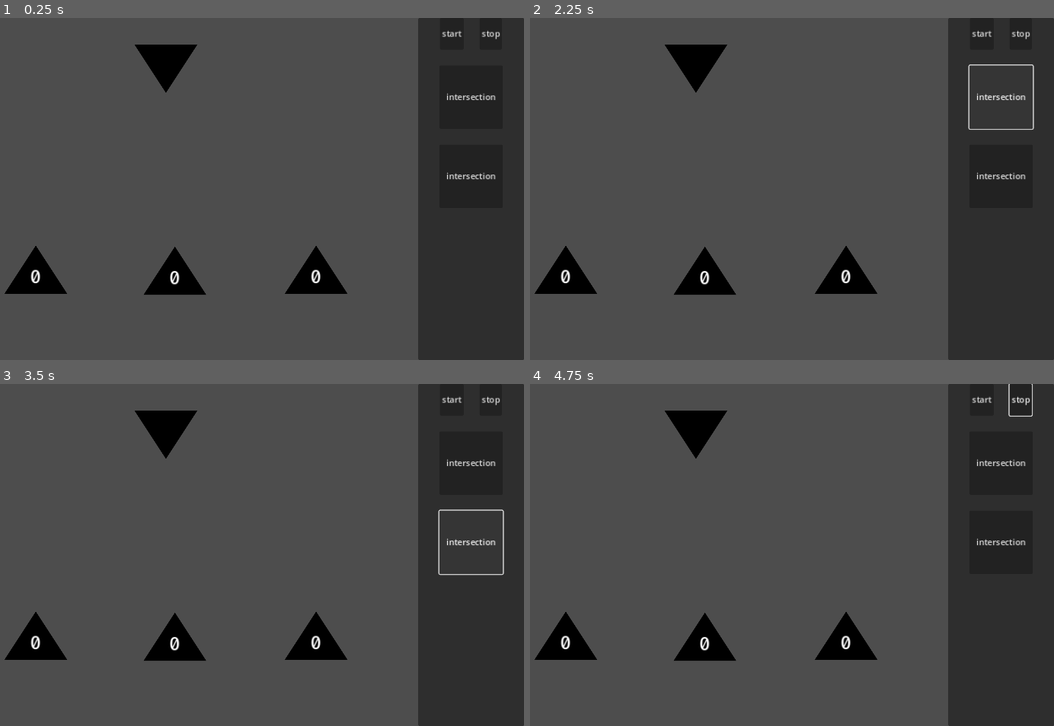
Above: before the commit, frames 1-4 (two rows, left to right).
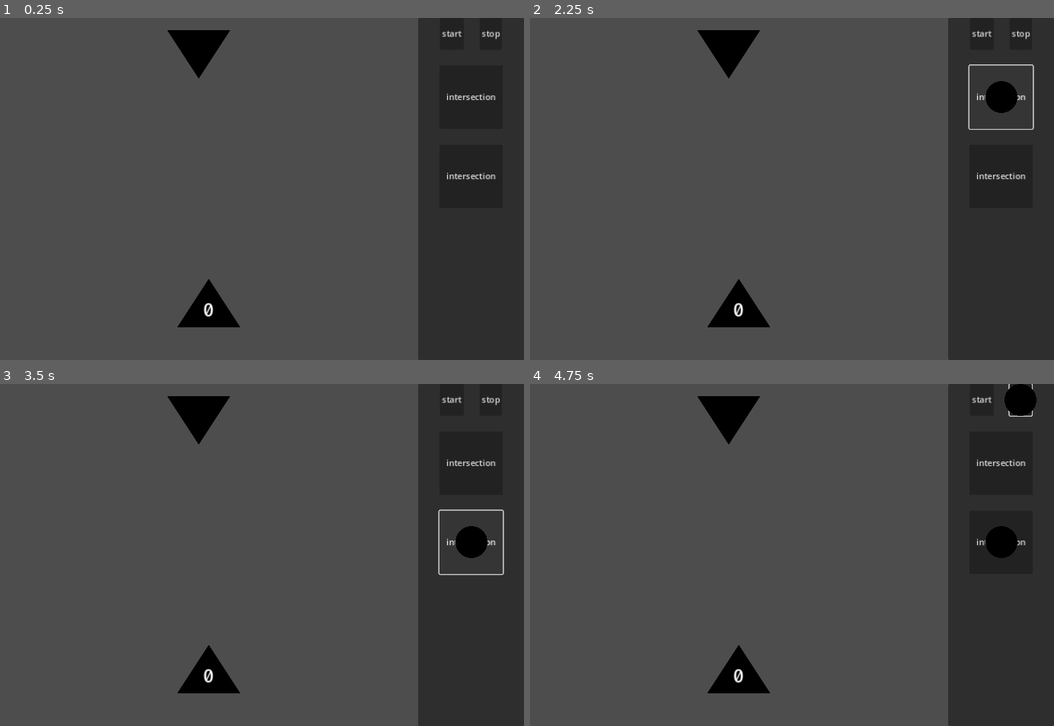
Above: after the commit, the same moments.

Repository: triangle-int/inner-inhabited
Game: Godot game, scene res://scenes/levels/test_level.tscn
Same seed, same stepped clock (60 frames per second), same inputs: the game is played once before the commit and once after it. This scene is started directly instead of the project's main scene.
Inputs (mouse positions are in pixels of both pictures, inside the frame that each line leads up to):
- Up to frame 1 (0.25 s): no input
- Up to frame 2 (2.25 s): click "start" at 0.5 s; click "start" at 1.25 s; click "intersection" at 2 s
- Up to frame 3 (3.5 s): click "intersection" at 2.75 s
- Up to frame 4 (4.75 s): click "stop" at 3.5 s; tap Enter at 4.25 s; drag from (697, 435) to (566, 637) at 4.27 s

The runs differ from the first frame. In frame 1, 4.9% of the frame differs, in the area x 0-67%, y 3-91%; in frame 2, 5.3%; in frame 3, 5.3%; in frame 4, 5.8%, in the area x 0-97%, y 0-91%.
Error before the commit: Out of bounds get index '0' (on base: 'Array[Connection]') (res://scripts/core/node/intersection.gd:7)

Commit message:
proper goals

Diff:
--- a/scenes/levels/base_level.tscn
+++ b/scenes/levels/base_level.tscn
@@ -1,22 +1,9 @@
-[gd_scene load_steps=9 format=3 uid="uid://b1bpb1u2oqt8f"]
+[gd_scene load_steps=5 format=3 uid="uid://b1bpb1u2oqt8f"]
 
 [ext_resource type="Script" path="res://scripts/core/level.gd" id="1_yg6jh"]
-[ext_resource type="Script" path="res://scripts/core/signal/signal_info.gd" id="2_762cq"]
 [ext_resource type="PackedScene" uid="uid://50raqfm2a7qy" path="res://scenes/core/ui/level_ui.tscn" id="3_p0uh4"]
 [ext_resource type="PackedScene" uid="uid://dkoakrtki43s5" path="res://scenes/core/ui/intersection_button.tscn" id="4_ubs8x"]
-[ext_resource type="PackedScene" uid="uid://7pmpnt64e464" path="res://scenes/core/root_node.tscn" id="5_p2fch"]
-
-[sub_resource type="Resource" id="Resource_p071k"]
-script = ExtResource("2_762cq")
-number = 0
-
-[sub_resource type="Resource" id="Resource_r7g8l"]
-script = ExtResource("2_762cq")
-number = 0
-
-[sub_resource type="Resource" id="Resource_xhi4g"]
-script = ExtResource("2_762cq")
-number = 0
+[ext_resource type="PackedScene" path="res://scenes/core/root_node.tscn" id="5_p2fch"]
 
 [node name="BaseLevel" type="Control" node_paths=PackedStringArray("root")]
 layout_mode = 3
@@ -27,7 +14,6 @@
 grow_vertical = 2
 mouse_filter = 2
 script = ExtResource("1_yg6jh")
-sequence = Array[ExtResource("2_762cq")]([SubResource("Resource_p071k"), SubResource("Resource_r7g8l"), SubResource("Resource_xhi4g")])
 root = NodePath("RootNode")
 
 [node name="LevelUI" parent="." instance=ExtResource("3_p0uh4")]
--- a/scenes/levels/test_level.tscn
+++ b/scenes/levels/test_level.tscn
@@ -1,63 +1,23 @@
-[gd_scene load_steps=14 format=3 uid="uid://bou72wqxg1rjn"]
+[gd_scene load_steps=7 format=3 uid="uid://corjgcidgpl3t"]
 
-[ext_resource type="Script" path="res://scripts/core/level.gd" id="1_bimvr"]
-[ext_resource type="Script" path="res://scripts/core/signal/signal_info.gd" id="2_6c7n2"]
-[ext_resource type="Script" path="res://scripts/core/validator/count_param.gd" id="5_dtdu5"]
-[ext_resource type="PackedScene" uid="uid://50raqfm2a7qy" path="res://scenes/core/ui/level_ui.tscn" id="5_mwf1r"]
-[ext_resource type="PackedScene" uid="uid://7pmpnt64e464" path="res://scenes/core/root_node.tscn" id="5_vsvwr"]
-[ext_resource type="PackedScene" uid="uid://b3i6otukvqj0c" path="res://scenes/core/receiver_node.tscn" id="6_88gk8"]
-[ext_resource type="Script" path="res://scripts/core/validator/count_validator.gd" id="6_e0uo0"]
-[ext_resource type="PackedScene" uid="uid://dkoakrtki43s5" path="res://scenes/core/ui/intersection_button.tscn" id="6_tca8u"]
+[ext_resource type="PackedScene" uid="uid://b1bpb1u2oqt8f" path="res://scenes/levels/base_level.tscn" id="1_ghc5h"]
+[ext_resource type="PackedScene" path="res://scenes/core/receiver_node.tscn" id="2_gojg0"]
+[ext_resource type="Script" path="res://scripts/core/signal/signal_info.gd" id="2_rrmng"]
+[ext_resource type="Script" path="res://scripts/core/goal/sequence.gd" id="3_2vc5b"]
 
-[sub_resource type="Resource" id="Resource_p071k"]
-script = ExtResource("2_6c7n2")
-number = 0
+[sub_resource type="Resource" id="Resource_gfsn6"]
+script = ExtResource("2_rrmng")
+number = 5
 
-[sub_resource type="Resource" id="Resource_r7g8l"]
-script = ExtResource("2_6c7n2")
-number = 0
+[sub_resource type="Resource" id="Resource_q3tpx"]
+script = ExtResource("3_2vc5b")
+receiver_path = NodePath("ReceiverNode")
+target_sequence = Array[int]([5])
+invert = false
 
-[sub_resource type="Resource" id="Resource_xhi4g"]
-script = ExtResource("2_6c7n2")
-number = 0
+[node name="BaseLevel" instance=ExtResource("1_ghc5h")]
+sequence = Array[ExtResource("2_rrmng")]([SubResource("Resource_gfsn6")])
+normal_goal = SubResource("Resource_q3tpx")
 
-[sub_resource type="Resource" id="Resource_nw370"]
-script = ExtResource("5_dtdu5")
-number = 0
-expected_count = 1
-
-[sub_resource type="Resource" id="Resource_bgqqs"]
-script = ExtResource("6_e0uo0")
-counts = Array[ExtResource("5_dtdu5")]([SubResource("Resource_nw370")])
-
-[node name="TestLevel" type="Control" node_paths=PackedStringArray("receivers", "root")]
-layout_mode = 3
-anchors_preset = 15
-anchor_right = 1.0
-anchor_bottom = 1.0
-grow_horizontal = 2
-grow_vertical = 2
-mouse_filter = 2
-script = ExtResource("1_bimvr")
-sequence = Array[ExtResource("2_6c7n2")]([SubResource("Resource_p071k"), SubResource("Resource_r7g8l"), SubResource("Resource_xhi4g")])
-receivers = [NodePath("BaseSignalNode2"), NodePath("BaseSignalNode3"), NodePath("BaseSignalNode4")]
-root = NodePath("RootNode")
-
-[node name="LevelUI" parent="." instance=ExtResource("5_mwf1r")]
-layout_mode = 1
-allowed_nodes = Array[PackedScene]([ExtResource("6_tca8u"), ExtResource("6_tca8u")])
-
-[node name="RootNode" parent="." instance=ExtResource("5_vsvwr")]
-position = Vector2(475, 94)
-
-[node name="BaseSignalNode2" parent="." instance=ExtResource("6_88gk8")]
-position = Vector2(229, 479)
-normal_validator = SubResource("Resource_bgqqs")
-
-[node name="BaseSignalNode3" parent="." instance=ExtResource("6_88gk8")]
-position = Vector2(492, 481)
-normal_validator = SubResource("Resource_bgqqs")
-
-[node name="BaseSignalNode4" parent="." instance=ExtResource("6_88gk8")]
-position = Vector2(759, 479)
-normal_validator = SubResource("Resource_bgqqs")
+[node name="ReceiverNode" parent="." index="2" instance=ExtResource("2_gojg0")]
+position = Vector2(556, 542)
--- a/scripts/core/connection_holder.gd
+++ b/scripts/core/connection_holder.gd
@@ -16,7 +16,7 @@
 	overlapping_handlers.erase(get_parent())
 
 
-func _input_event(viewport: Node, event: InputEvent, shape_idx: int) -> void:
+func _input_event(_viewport: Node, event: InputEvent, _shape_idx: int) -> void:
 	if Level.current.is_simulating:
 		return
 
--- /dev/null
+++ b/scripts/core/goal/all_equal.gd
@@ -0,0 +1,15 @@
+class_name AllEqualGoal
+extends BaseLevelGoal
+
+@export_node_path var receiver_path: NodePath
+@export var default: bool
+
+
+func _is_achieved(level: Level) -> bool:
+	var receiver := level.get_node(receiver_path) as BaseSignalNode
+	var signals: Array[SignalInfo] = receiver.received_signals
+
+	if signals.is_empty():
+		return default
+
+	return signals.all(func(s: SignalInfo) -> bool: return s.number == signals.front().number)
--- /dev/null
+++ b/scripts/core/goal/and.gd
@@ -0,0 +1,9 @@
+class_name AndGoal
+extends BaseLevelGoal
+
+@export var a: BaseLevelGoal
+@export var b: BaseLevelGoal
+
+
+func _is_achieved(level: Level) -> bool:
+	return a.is_achieved(level) and b.is_achieved(level)
--- /dev/null
+++ b/scripts/core/goal/base_goal.gd
@@ -0,0 +1,14 @@
+class_name BaseLevelGoal
+extends Resource
+
+@export var invert: bool
+
+
+func is_achieved(level: Level) -> bool:
+	# (!=) <=> (xor)
+	return invert != _is_achieved(level)
+
+
+func _is_achieved(_level: Level) -> bool:
+	push_warning("not implemented!")
+	return true
--- /dev/null
+++ b/scripts/core/goal/has_n.gd
@@ -0,0 +1,10 @@
+class_name HasNGoal
+extends BaseLevelGoal
+
+@export_node_path var receiver_path: NodePath
+@export var count: int
+
+
+func _is_achieved(level: Level) -> bool:
+	var receiver := level.get_node(receiver_path) as BaseSignalNode
+	return receiver.received_signals.size() == count
--- /dev/null
+++ b/scripts/core/goal/loop.gd
@@ -0,0 +1,23 @@
+class_name LoopGoal
+extends BaseLevelGoal
+
+@export var repetitions := 2
+
+
+func _is_achieved(level: Level) -> bool:
+	for node in level.get_children():
+		var signal_node := node as BaseSignalNode
+
+		if signal_node == null:
+			continue
+
+		var signals := signal_node.received_signals
+
+		if signals.any(
+			func(s: SignalInfo) -> bool: return (
+				signals.count(func(s2: SignalInfo) -> bool: return s.id == s2.id) >= repetitions
+			)
+		):
+			return true
+
+	return false
--- /dev/null
+++ b/scripts/core/goal/or.gd
@@ -0,0 +1,9 @@
+class_name OrGoal
+extends BaseLevelGoal
+
+@export var a: BaseLevelGoal
+@export var b: BaseLevelGoal
+
+
+func _is_achieved(level: Level) -> bool:
+	return a.is_achieved(level) or b.is_achieved(level)
--- /dev/null
+++ b/scripts/core/goal/sequence.gd
@@ -0,0 +1,19 @@
+class_name SequenceGoal
+extends BaseLevelGoal
+
+@export_node_path var receiver_path: NodePath
+@export var target_sequence: Array[int]
+
+
+func _is_achieved(level: Level) -> bool:
+	var receiver := level.get_node(receiver_path) as BaseSignalNode
+	var signals: Array[SignalInfo] = receiver.received_signals
+
+	if target_sequence.size() != signals.size():
+		return false
+
+	for i in range(signals.size()):
+		if signals[i].number != target_sequence[i]:
+			return false
+
+	return true
--- /dev/null
+++ b/scripts/core/goal/sum_equal.gd
@@ -0,0 +1,12 @@
+class_name AllEqualGoal
+extends BaseLevelGoal
+
+@export_node_path var receiver_path: NodePath
+@export var target_sum: int
+
+
+func _is_achieved(level: Level) -> bool:
+	var receiver := level.get_node(receiver_path) as BaseSignalNode
+	var signals: Array[SignalInfo] = receiver.received_signals
+
+	return target_sum == signals.reduce(func(acc: int, s: SignalInfo) -> int: return acc + s.number)
--- /dev/null
+++ b/scripts/core/goal/sum_products.gd
@@ -0,0 +1,26 @@
+class_name SumProductGoal
+extends BaseLevelGoal
+
+@export var receiver_paths: Array[NodePath]
+@export var target: int
+@export var empty_default: int
+
+
+func _is_achieved(level: Level) -> bool:
+	var receivers := receiver_paths.map(
+		func(path: NodePath) -> BaseSignalNode: return level.get_node(path)
+	)
+	var products := (
+		receivers
+		. map(
+			func(node: BaseSignalNode) -> int: return (
+				node.received_signals.reduce(
+					func(acc: int, s: SignalInfo) -> int: return acc * s.number, 1
+				)
+				if not node.received_signals.is_empty()
+				else empty_default
+			),
+		)
+	)
+
+	return products.reduce(func(acc: int, curr: int) -> int: return acc + curr, 0) == target
--- a/scripts/core/level.gd
+++ b/scripts/core/level.gd
@@ -6,8 +6,10 @@
 signal finished(status: Level.SolutionStatus)
 
 @export var sequence: Array[SignalInfo]
-@export var receivers: Array[SignalReceiver]
 @export var root: BaseSignalNode
+
+@export var normal_goal: BaseLevelGoal
+@export var alt_goal: BaseLevelGoal
 
 static var current: Level = null
 
@@ -19,46 +21,39 @@
 func _ready() -> void:
 	current = self
 
-	for receiver in receivers:
-		receiver.signal_received.connect(_on_signal_reached_endpoint)
+	for node in get_children():
+		var signal_node := node as BaseSignalNode
+
+		if signal_node != null and signal_node != root:
+			signal_node.signal_consumed.connect(_on_signal_consumed)
+			signal_node.signal_received.connect(_check_goals)
 
 
 func _exit_tree() -> void:
 	current = null
 
 
-func _on_signal_reached_endpoint() -> void:
+func _on_signal_consumed() -> void:
 	_signals_received += 1
 
 	if _signals_received < sequence.size():
 		_send_next()
 		return
 
-	var statuses := receivers.map(
-		func(receiver: SignalReceiver) -> Level.SolutionStatus: return (
-			receiver.get_solution_status()
-		)
-	)
-	stop_simulation()
+	print("not solved")
+	finished.emit(SolutionStatus.NOT_SOLVED)
 
-	if statuses.all(
-		func(status: Level.SolutionStatus) -> bool: return (
-			status == SolutionStatus.ALTERNATIVELY_SOLVED
-		)
-	):
+
+func _check_goals() -> void:
+	if alt_goal != null and alt_goal.is_achieved(self):
 		print("solved alternatively")
 		finished.emit(SolutionStatus.ALTERNATIVELY_SOLVED)
 		return
 
-	if statuses.all(
-		func(status: Level.SolutionStatus) -> bool: return status == SolutionStatus.NORMALLY_SOLVED
-	):
+	if normal_goal.is_achieved(self):
 		print("solved normally")
 		finished.emit(SolutionStatus.NORMALLY_SOLVED)
 		return
-
-	print("not solved")
-	finished.emit(SolutionStatus.NOT_SOLVED)
 
 
 func start_simulation() -> void:
--- a/scripts/core/node/base_signal_node.gd
+++ b/scripts/core/node/base_signal_node.gd
@@ -1,13 +1,19 @@
 class_name BaseSignalNode
 extends Node2D
+
+signal signal_consumed
+signal signal_received
 
 @export var connection_limit: int
 
 var outgoing_connections: Array[Connection]
 var incoming_connections: Array[Connection]
+var received_signals: Array[SignalInfo]
 
 
 func receive_signal(signal_info: SignalInfo) -> void:
+	received_signals.push_back(signal_info)
+	signal_received.emit()
 	_receive_signal(signal_info)
 
 
@@ -16,6 +22,7 @@
 
 
 func reset() -> void:
+	received_signals.clear()
 	_reset()
 
 
@@ -36,4 +43,6 @@
 
 
 func sort_outgoing_connections() -> void:
-	outgoing_connections.sort_custom(func(a: Connection, b: Connection) -> bool: return a.target.position.x < b.target.position.x)
+	outgoing_connections.sort_custom(
+		func(a: Connection, b: Connection) -> bool: return a.target.position.x < b.target.position.x
+	)
--- a/scripts/core/node/dragable.gd
+++ b/scripts/core/node/dragable.gd
@@ -22,7 +22,7 @@
 			get_parent().position += event.relative
 
 
-func _input_event(viewport: Viewport, event: InputEvent, shape_idx: int) -> void:
+func _input_event(viewport: Viewport, event: InputEvent, _shape_idx: int) -> void:
 	if event.is_action_pressed("drag_node"):
 		if Level.current.is_simulating:
 			return
--- a/scripts/core/node/intersection.gd
+++ b/scripts/core/node/intersection.gd
@@ -4,6 +4,10 @@
 
 
 func _receive_signal(signal_info: SignalInfo) -> void:
+	if outgoing_connections.is_empty():
+		Level.current.stop_simulation()
+		return
+
 	SignalSender.send_signal(position, outgoing_connections[_current].target, signal_info)
 	_current = (_current + 1) % outgoing_connections.size()
 
--- a/scripts/core/node/receiver.gd
+++ b/scripts/core/node/receiver.gd
@@ -1,14 +1,7 @@
 class_name SignalReceiver
 extends BaseSignalNode
 
-signal signal_received
-
-@export var normal_validator: BaseValidator
-@export var alternative_validator: BaseValidator
-
 @export var hint := ""
-
-var _received_signals: Array[SignalInfo]
 
 
 func _ready() -> void:
@@ -16,20 +9,4 @@
 
 
 func _receive_signal(_signal_info: SignalInfo) -> void:
-	_received_signals.push_back(_signal_info)
-	signal_received.emit()
-
-
-func get_solution_status() -> Level.SolutionStatus:
-	if alternative_validator != null and alternative_validator.is_valid(_received_signals):
-		return Level.SolutionStatus.ALTERNATIVELY_SOLVED
-
-	if normal_validator.is_valid(_received_signals):
-		return Level.SolutionStatus.NORMALLY_SOLVED
-
-	return Level.SolutionStatus.NOT_SOLVED
-
-
-func _reset() -> void:
-	super._reset()
-	_received_signals.clear()
+	self.signal_consumed.emit()
--- a/scripts/core/signal/signal_info.gd
+++ b/scripts/core/signal/signal_info.gd
@@ -2,3 +2,9 @@
 extends Resource
 
 @export var number: int
+
+var id: int
+
+
+func _init() -> void:
+	id = randi()
--- a/scripts/core/validator/base_validator.gd
+++ /dev/null
@@ -1,11 +0,0 @@
-class_name BaseValidator
-extends Resource
-
-
-func is_valid(received: Array[SignalInfo]) -> bool:
-	return _is_valid(received)
-
-
-func _is_valid(_received: Array[SignalInfo]) -> bool:
-	push_warning("unimplemented!")
-	return true
--- a/scripts/core/validator/count_param.gd
+++ /dev/null
@@ -1,5 +0,0 @@
-class_name CountParam
-extends Resource
-
-@export var number: int
-@export var expected_count: int
--- a/scripts/core/validator/count_validator.gd
+++ /dev/null
@@ -1,25 +0,0 @@
-class_name CountValidator
-extends BaseValidator
-
-@export var counts: Array[CountParam]
-
-
-func _is_valid(received: Array[SignalInfo]) -> bool:
-	return (
-		counts.all(
-			func(count: CountParam) -> bool: return (
-				(
-					received
-					. filter(func(info: SignalInfo) -> bool: return info.number == count.number)
-					. size()
-				)
-				== count.expected_count
-			)
-		)
-		and (
-			received.size()
-			== counts.reduce(
-				func(sum: int, count: CountParam) -> int: return sum + count.expected_count, 0
-			)
-		)
-	)
Not shown: 2 places in scenes/terminal/terminal.tscn that only renumber resources
